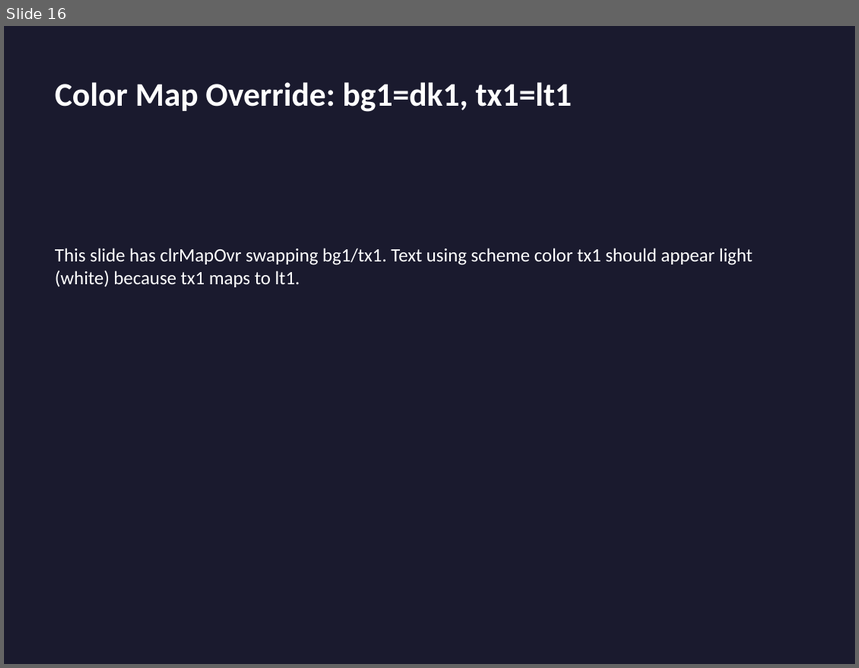
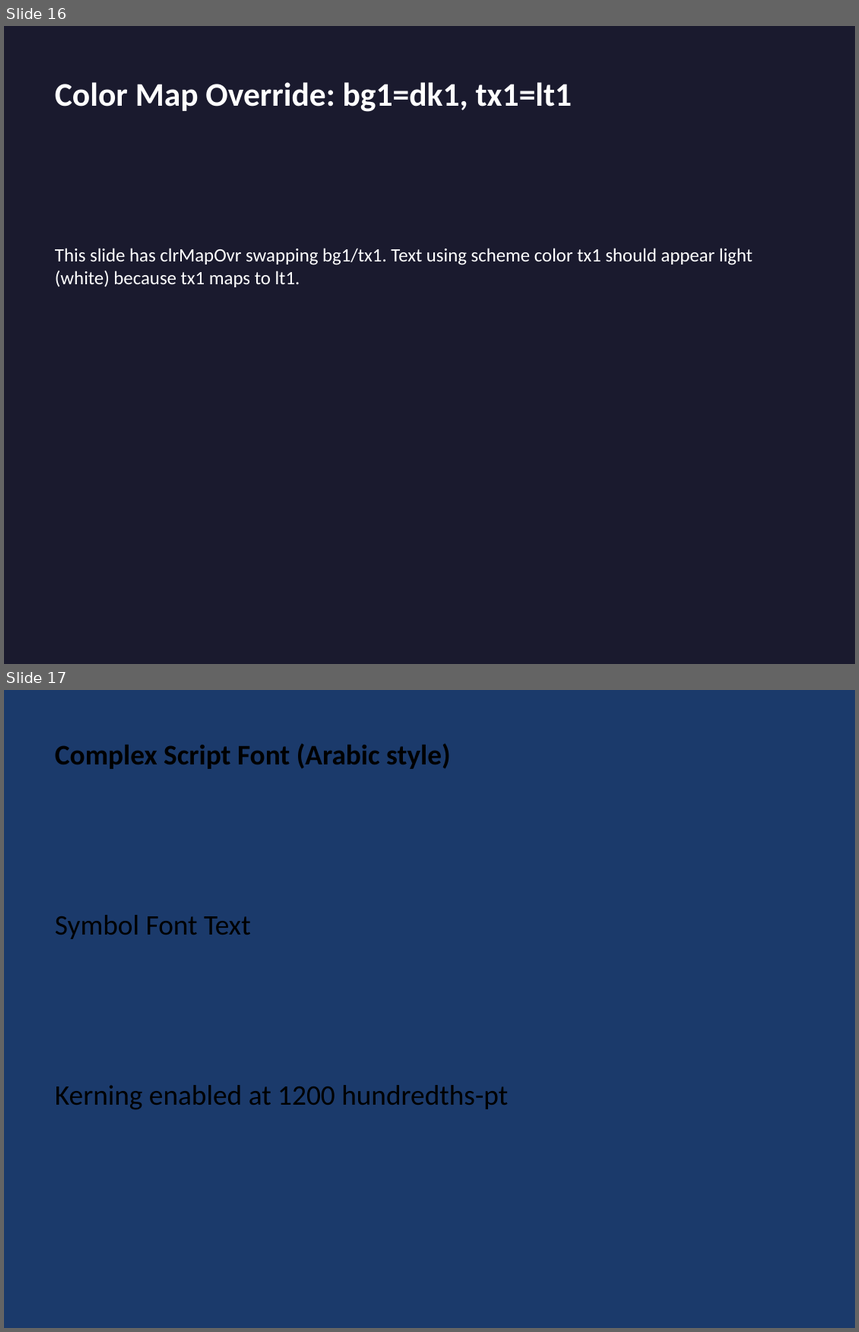
Before and after one commit to t-ujiie-g/pptx-svg, a slide deck: test_fixtures/test_features.pptx. Shown one above the other, each under a label of ours: slide 16 before the commit, slides 16 and 17 after it. The pictures are 859x668 and 859x1332 pixels, drawn with LibreOffice and Linux fonts; fonts in the diff are those of the drawing. Boxes give left, top, right and bottom in pixels: in the first picture for what was removed or moved away, otherwise in the second. Text is boxed around its words. In the diff, an @@ line names an element or a change of style, - is before the commit and + after.

Commit message:
Enhance serialization and parsing for text properties in presentations
- Updated serializer to handle additional properties in BodyProps and TextRun, including rotation, vertical text, column settings, and hyperlink support.
- Enhanced SVG parser to extract complex script and symbol fonts, kerning, and additional text attributes.
- Expanded test features to cover new functionalities such as text rotation, tab stops, vertical text, hyperlinks, and image bullets.
- Updated test assertions to validate the presence of new elements and attributes in generated slides.

```diff
--- a/test_fixtures/test_features.pptx
+++ b/test_fixtures/test_features.pptx
@@ slide 17 added at [4, 690, 855, 1328], background #1B3A6B @@
@@ text added at [55, 743, 451, 769], 24 pt, text #000000, bold @@
+Complex Script Font (Arabic style)
@@ text added at [55, 915, 251, 939], 24 pt, text #000000 @@
+Symbol Font Text
@@ text added at [55, 1085, 508, 1110], 24 pt, text #000000 @@
+Kerning enabled at 1200 hundredths-pt
```
Also in this commit, not shown: 4 other slides added, 8 other files.
